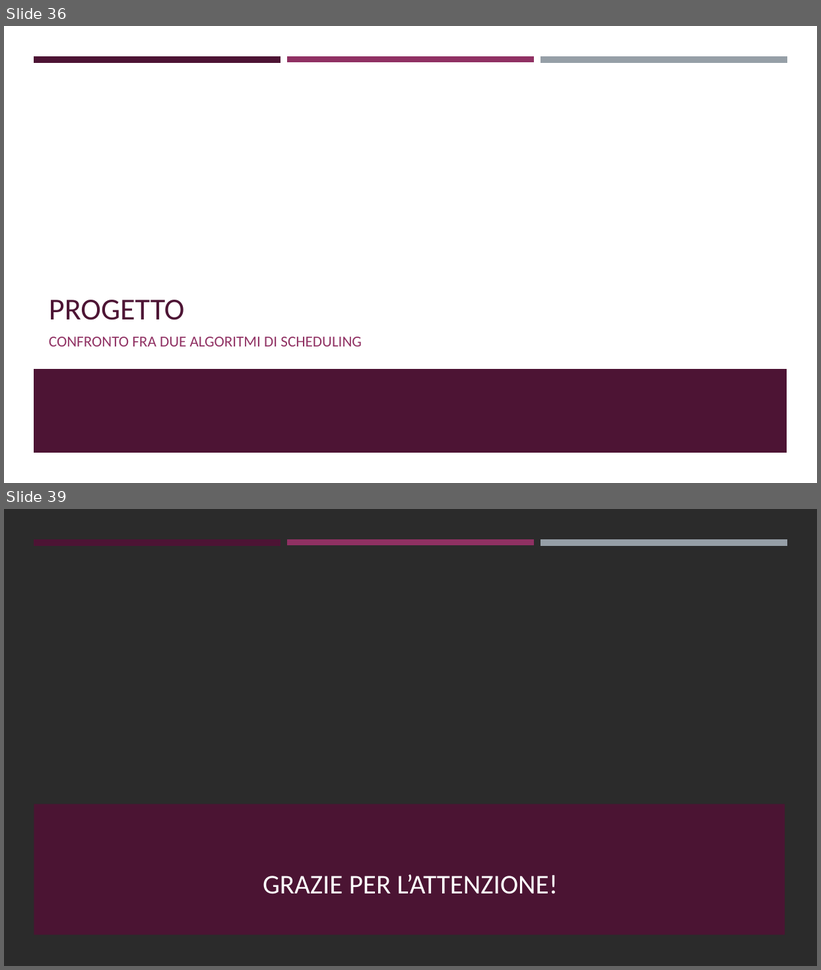
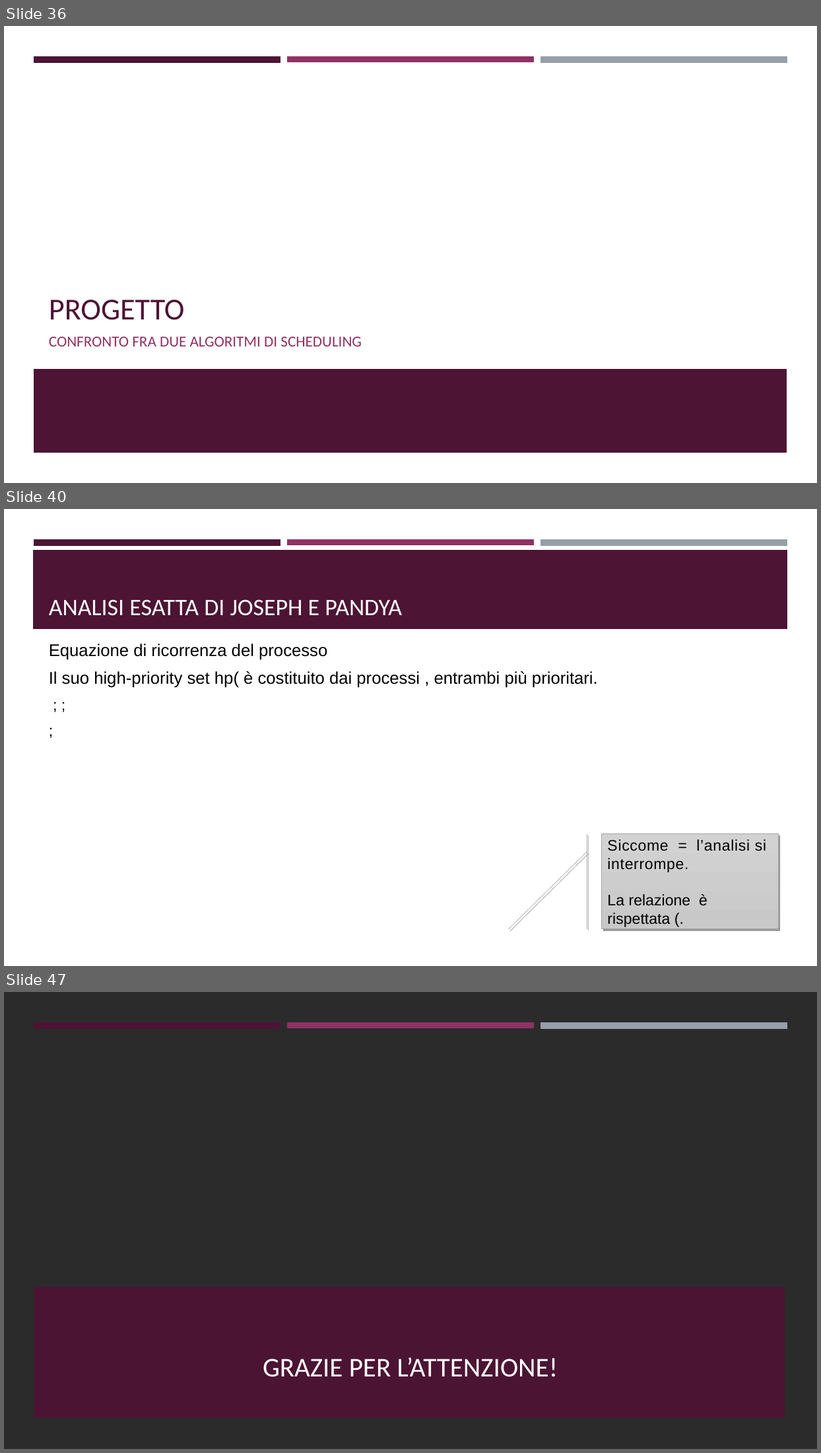
Before and after one commit to ivochan/SchedulingExercise, a slide deck: Algoritmi di scheduling real-time.odp. Shown one above the other, each under a label of ours: slides 36 and 39 before the commit, slides 36, 40 and 47 after it; the slides between them are not shown. The pictures are 821x970 and 821x1453 pixels, drawn with LibreOffice and Linux fonts; fonts in the diff are those of the drawing; background and template pictures are left out; a plain dark background stands for a picture behind light text. Boxes give left, top, right and bottom in pixels: in the first picture for what was removed or moved away, otherwise in the second. Text is boxed around its words. In the diff, an @@ line names an element or a change of style, - is before the commit and + after.

```diff
--- a/Algoritmi di scheduling real-time.odp
+++ b/Algoritmi di scheduling real-time.odp
@@ slide 40 added at [4,509,817,966], background #FFFFFF; not listed: 3 template elements that a slide beside it also shows @@
@@ freeform shape added at [33,550,788,629], fill #4D1434 @@
@@ title added at [49,599,402,616], 28 pt, text #FFFFFF @@
+ANALISI ESATTA DI JOSEPH E PANDYA
@@ text added at [49,644,598,688], 20 pt, text #000000 @@
+Equazione di ricorrenza del processo
+Il suo high-priority set hp( è costituito dai processi , entrambi più prioritari.
+; ;
+;
@@ freeform shape added at [602,834,779,929], fill gradient #D2D2D2 to #C8C8C8, outline #A6A6A6 0.51 pt, 18 pt, text #000000 @@
+Siccome = l’analisi si interrompe.
+La relazione è rispettata (.
@@ what was slide 39 is now slide 47 @@
```
Also in this commit, not shown: 9 other slides added, 2 slides removed, 5 other files.
